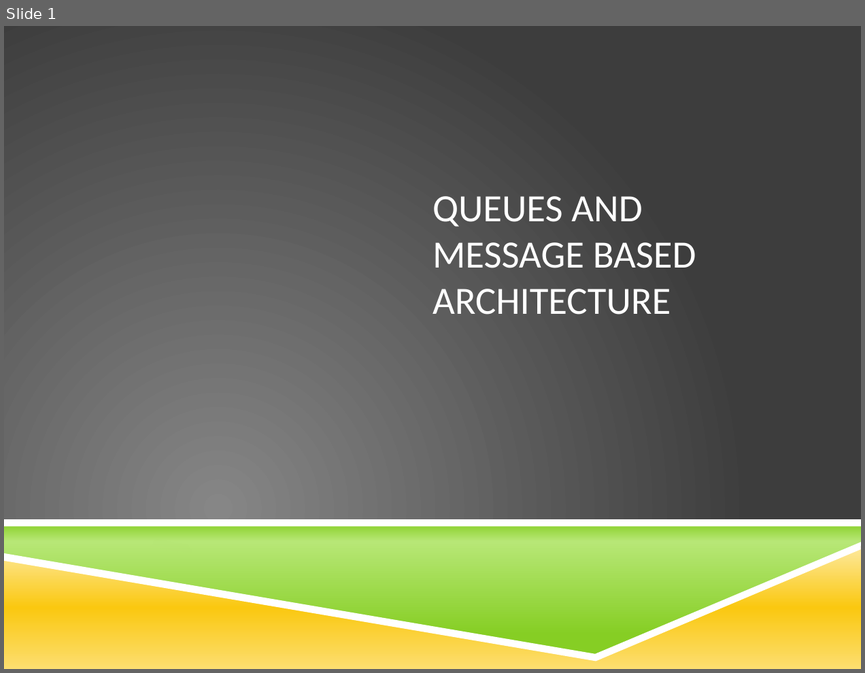
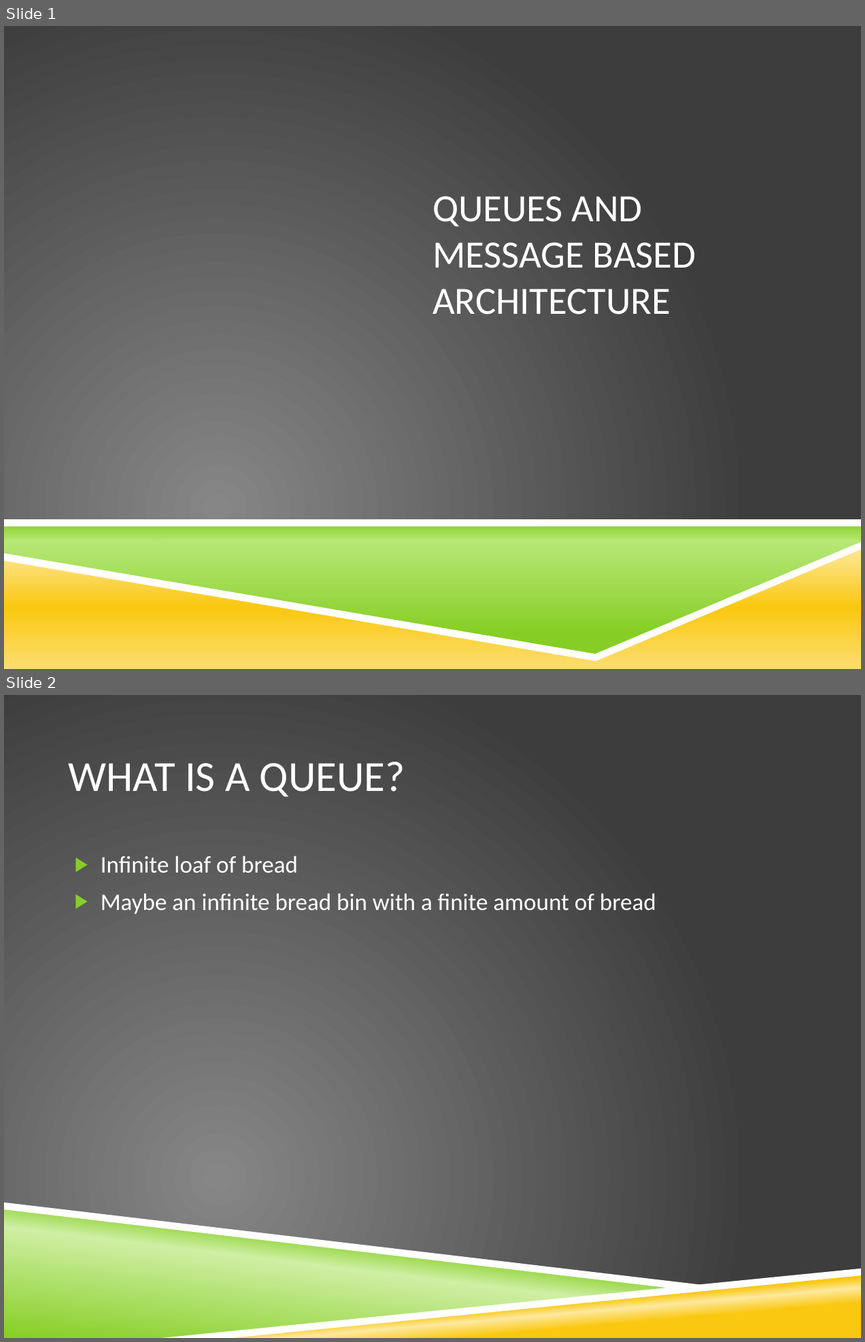
Before and after one commit to stimms/Queues, a slide deck: Queues and message based architecture.pptx. Shown one above the other, each under a label of ours: slide 1 before the commit, slides 1 and 2 after it. The pictures are 865x673 and 865x1342 pixels, drawn with LibreOffice and Linux fonts; fonts in the diff are those of the drawing; background and template pictures are left out. Boxes give left, top, right and bottom in pixels: in the first picture for what was removed or moved away, otherwise in the second. Text is boxed around its words. In the diff, an @@ line names an element or a change of style, - is before the commit and + after.

```diff
--- a/Queues and message based architecture.pptx
+++ b/Queues and message based architecture.pptx
@@ slide 2 added at bbox=[4, 695, 861, 1338], background picture (left out) @@
@@ title added at bbox=[68, 762, 405, 797], 36 pt, text #FFFFFF @@
+WHAT IS A QUEUE?
@@ text added at bbox=[101, 855, 656, 914], 20 pt, text #FFFFFF @@
+▶ Infinite loaf of bread
+▶ Maybe an infinite bread bin with a finite amount of bread
@@ freeform shape added at bbox=[4, 1202, 717, 1289], fill #FFFFFF @@
@@ freeform shape added at bbox=[4, 1206, 683, 1338], fill gradient #86CE24 to #CFEFA4 @@
@@ freeform shape added at bbox=[162, 1268, 861, 1338], fill #FFFFFF @@
@@ freeform shape added at bbox=[173, 1271, 861, 1338], fill gradient #FAC810 to #FDE99F @@
```
Also in this commit, not shown: 14 other slides added, 1 slide removed, 4 other files.
